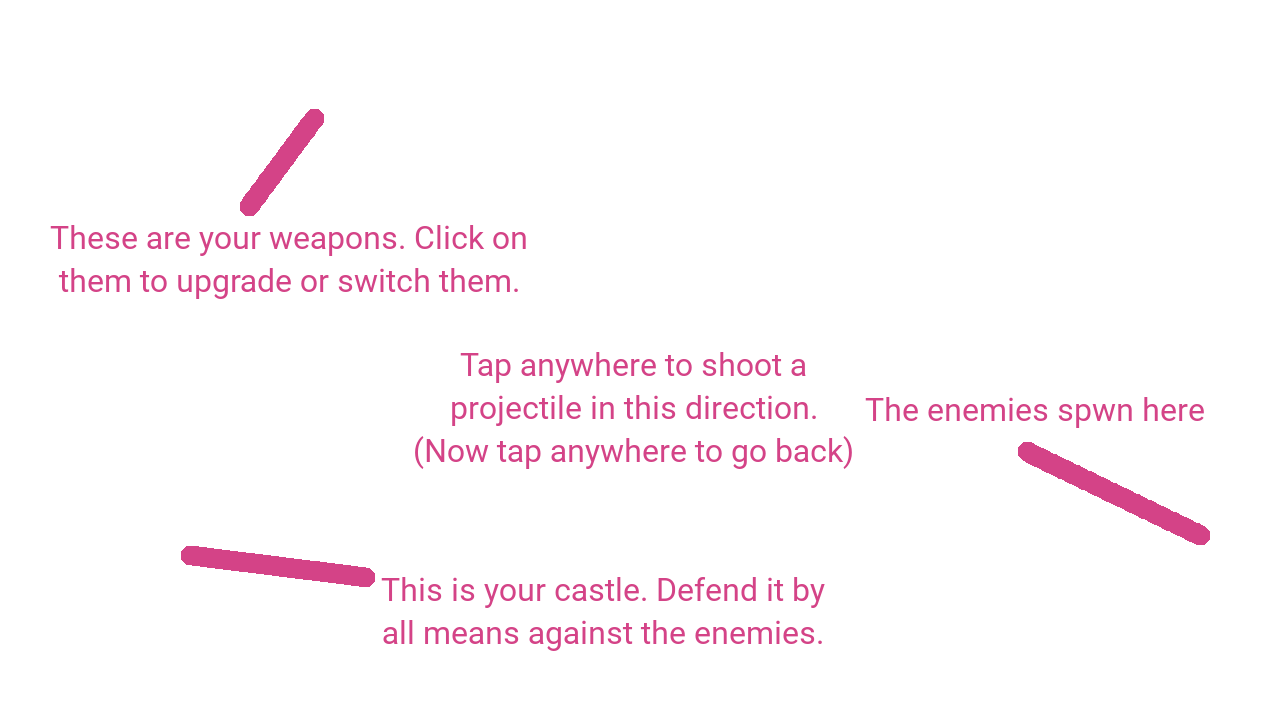
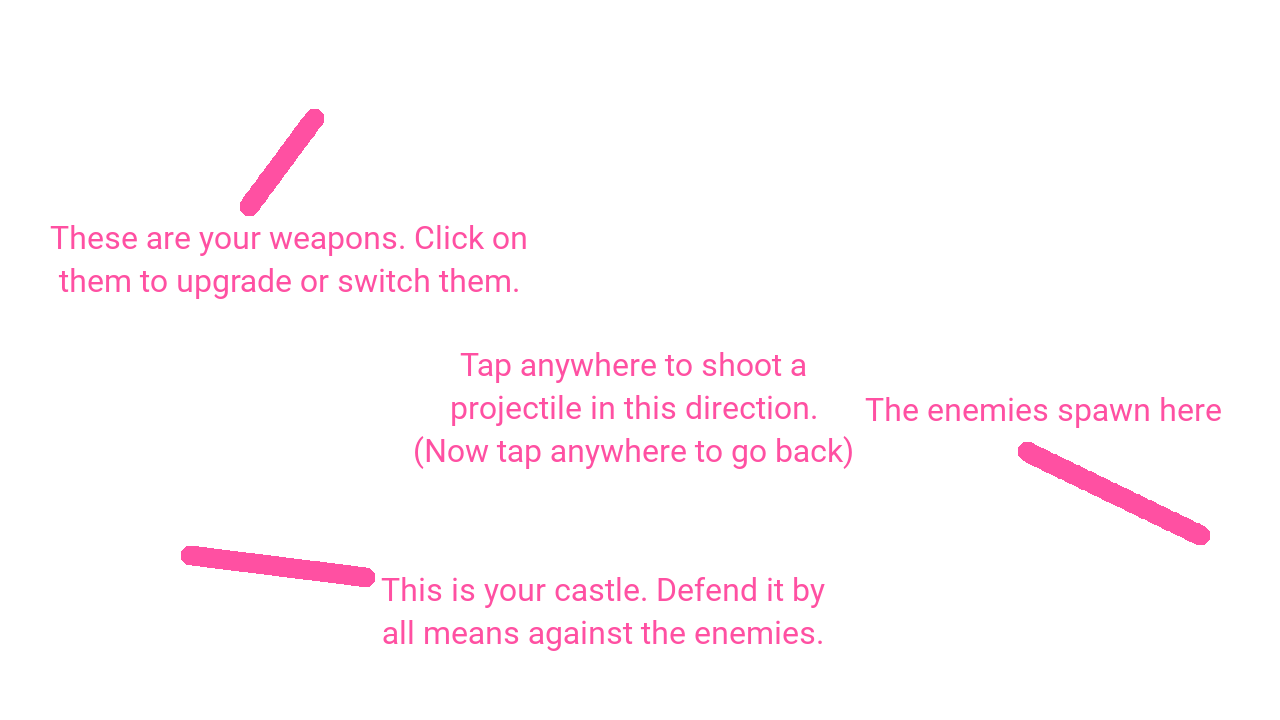
Comparing the layer stacks of the two 1280 x 720 images. Changes:
painted on "Tap anywhere to shoot a ..." over (415, 352, 852, 469)
renamed "The enemies spwn here" to "The enemies spawn here", painted on it over (865, 397, 1221, 428)
painted on "This is your castle. Defend it..." over (381, 577, 825, 651)
painted on "These are your weapons. Click ..." over (50, 225, 526, 299)
painted on "instructions" over (181, 109, 1210, 587)
